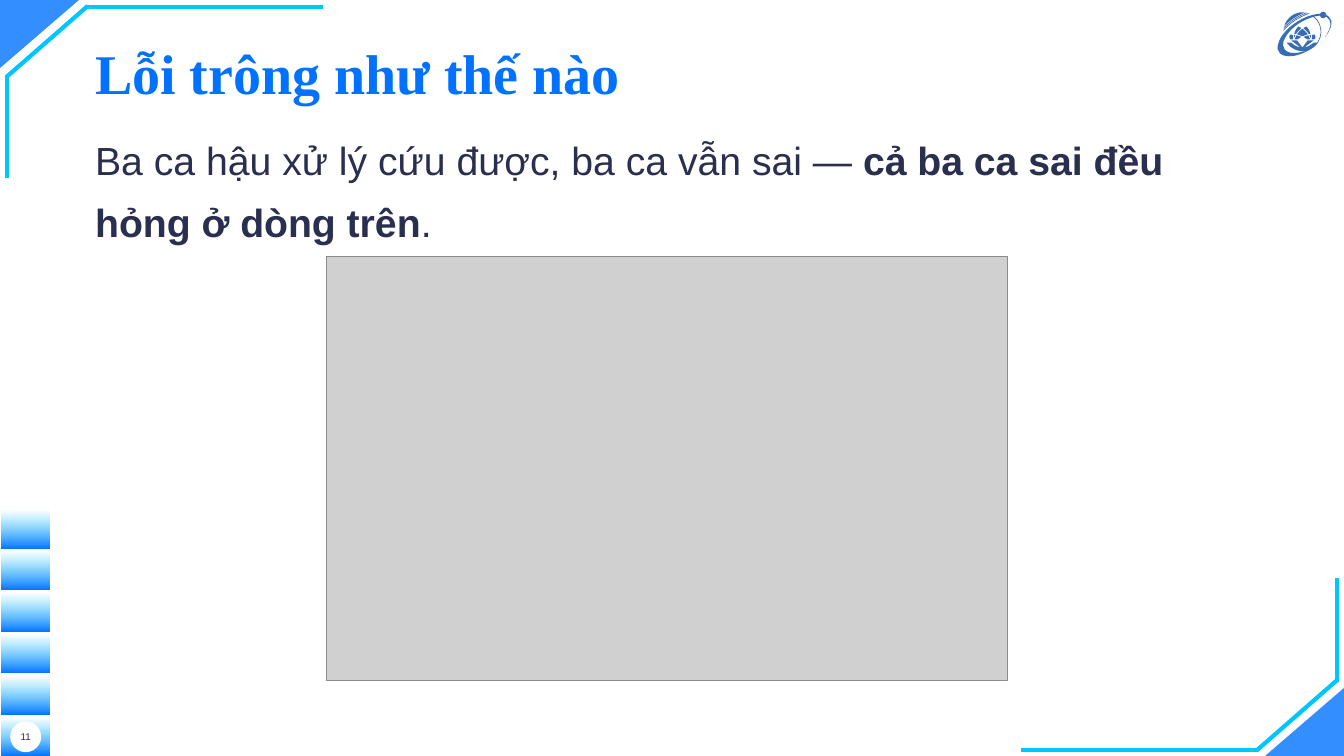
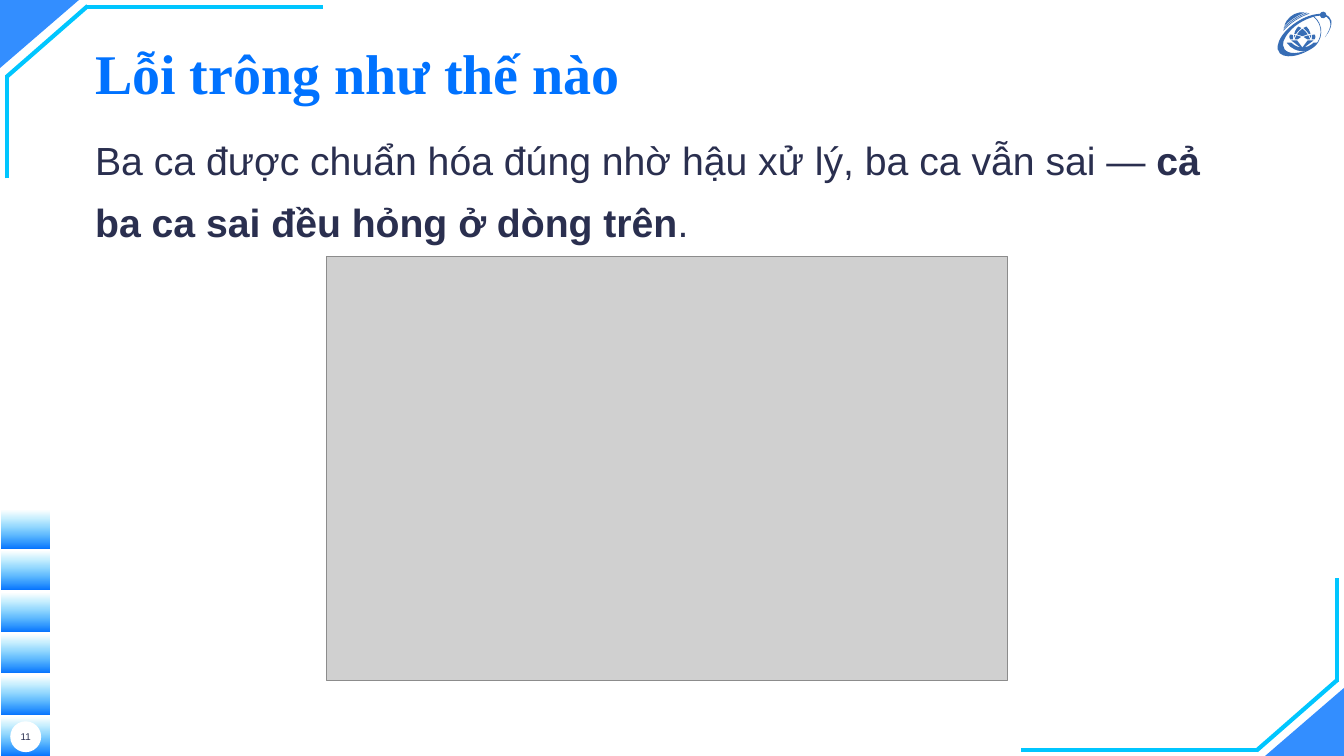
Before and after one commit to hieunguyen2604/alpr-do-an-mon-hoc, a slide deck: slide 11 of docs/slides/12-slides-mon-hoc.pptx. Drawn at 1344x756 pixels with LibreOffice and Linux fonts; fonts in the diff are those of the drawing; grey boxes stand for pictures; background and template pictures are left out. Boxes give left, top, right and bottom in pixels: in the first picture for what was removed or moved away, otherwise in the second. Text is boxed around its words. In the diff, an @@ line names an element or a change of style, - is before the commit and + after.

```diff
--- a/docs/slides/12-slides-mon-hoc.pptx
+++ b/docs/slides/12-slides-mon-hoc.pptx
@@ text at box(95, 144, 1200, 245): text changed @@
-Ba ca hậu xử lý cứu được, ba ca vẫn sai — cả ba ca sai đều hỏng ở dòng trên.
+Ba ca được chuẩn hóa đúng nhờ hậu xử lý, ba ca vẫn sai — cả ba ca sai đều hỏng ở dòng trên.
```
Also in this commit, not shown: 7 other slides changed, 3 other files.
